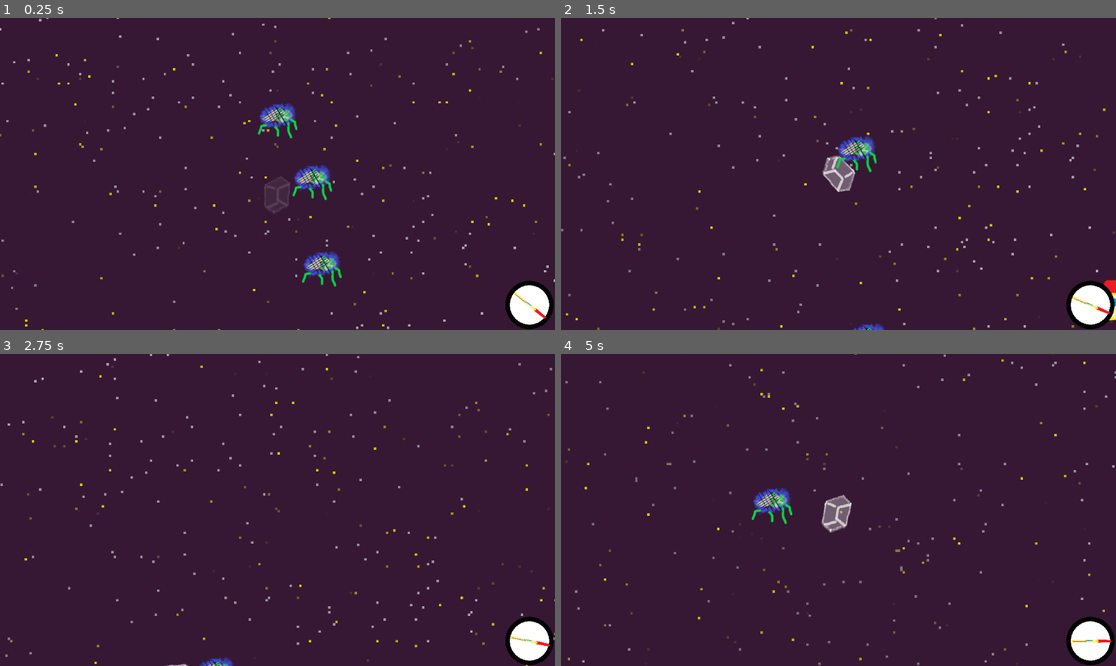
Above: before the commit, frames 1-4 (two rows, left to right).
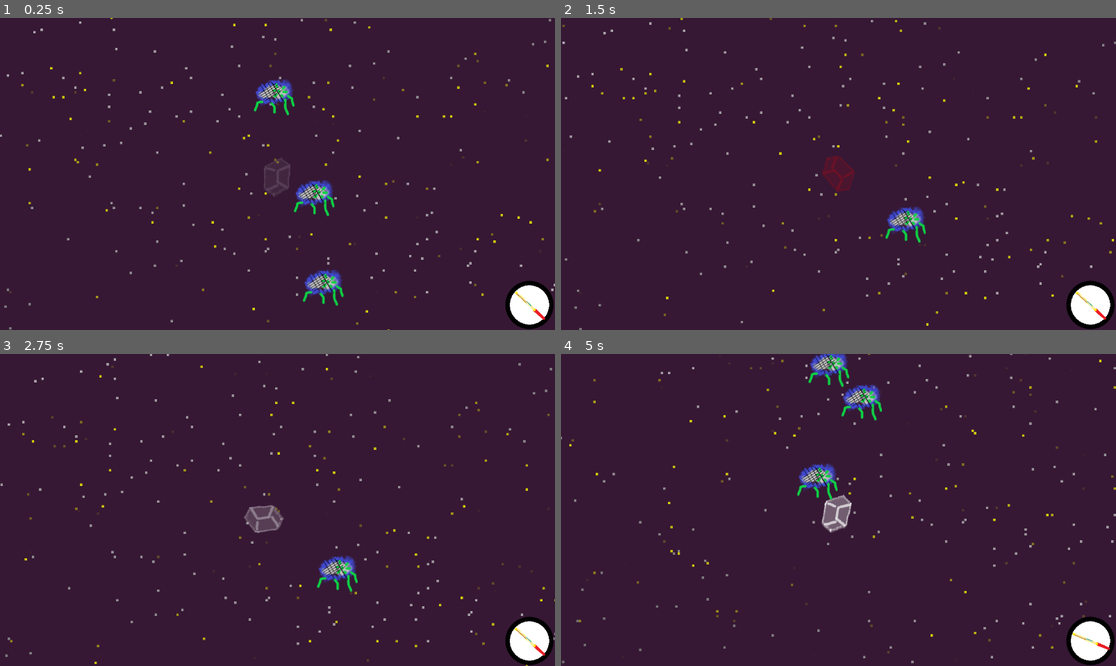
Above: after the commit, the same moments.

Repository: minicago/shika
Game: Godot game, scene res://tscns/game.tscn
Same seed, same stepped clock (60 frames per second), same inputs: the game is played once before the commit and once after it.
Inputs (mouse positions are in pixels of both pictures, inside the frame that each line leads up to):
- Up to frame 1 (0.25 s): no input
- Up to frame 2 (1.5 s): move the mouse to (960, 158) at 0.52 s; press the mouse at (960, 158) at 0.53 s; hold Right (right) 0.53-1.28 s; move the mouse to (727, 189) at 1.27 s; release the mouse at (727, 189) at 1.28 s; hold Down (down) from 1.28 s (still down); click (727, 189) at 1.35 s
- Up to frame 3 (2.75 s): move the mouse to (333, 441) at 2.02 s; release Down (down) at 2.03 s; press the mouse at (333, 441) at 2.03 s; hold Right (right) from 2.03 s (still down)
- Up to frame 4 (5 s): move the mouse to (810, 572) at 2.77 s; release Right (right) at 2.78 s; release the mouse at (810, 572) at 2.78 s; hold Up (up) 2.78-3.53 s; click (810, 572) at 2.85 s; move the mouse to (1005, 556) at 3.52 s; press the mouse at (1005, 556) at 3.53 s; hold Left (left) from 3.53 s (still down); move the mouse to (672, 463) at 4.27 s; release the mouse at (672, 463) at 4.28 s; click (672, 463) at 4.35 s

The runs differ from the first frame. In frame 1, 4.5% of the frame differs, in the area x 0-100%, y 0-100%; in frame 2, 3.5%; in frame 3, 1.2%; in frame 4, 3.5%.

Commit message:
add modulate and kill

Diff:
--- a/scripts/UI/obj.gd
+++ b/scripts/UI/obj.gd
@@ -19,6 +19,9 @@
 func get_polygon() -> PackedVector2Array :
 	return Transform2D(0.0,scale * polygon.scale,0.0,Vector2.ZERO) * polygon.polygon
 
+func get_func_modulate():
+	return lowlevel.get_func_modulate()
+
 func set_obj_position(pos : Vector2):
 	lowlevel.set_obj_position(pos)
 
@@ -29,13 +32,8 @@
 	if lowlevel != null :
 		function_process(delta)
 		rotation = get_toward().angle() + PI / 2
-		position = get_obj_position()
-		if lowlevel.function.timer_get("hurt") > 0 :
-			modulate.s = 100.0
-		else : modulate.s = 0.0
-		if lowlevel.function.timer_get("invincible") > 0:
-			modulate.a = cos(lowlevel.function.timer_get("invincible") * PI * 4) * 0.4 + 0.6
-		else : modulate.a = 1.0
+		set_position(get_obj_position())
+		set_modulate(get_func_modulate())
 
 func free():
 	get_parent().remove_child(self)
--- a/scripts/UI/world.gd
+++ b/scripts/UI/world.gd
@@ -57,7 +57,13 @@
 	for child:Obj_UI in find_children("*","Obj_UI",false,false) :
 
 		if child.lowlevel!=null :
-			ret.append(child.lowlevel)
+			if child.lowlevel.alive : ret.append(child.lowlevel)
+			else :
+				remove_child(child)
+				child.lowlevel.queue_free()
+				child.queue_free()
+
+
 	return ret
 
 func _process(delta):
--- a/scripts/function/objs/obj.gd
+++ b/scripts/function/objs/obj.gd
@@ -16,6 +16,13 @@
 var AI_dic : Dictionary = {}
 #var life_time : float = 0.0
 var timers : Dictionary = {}
+var modulate : Color = Color(1.0,1.0,1.0)
+
+func kill():
+	lowlevel.kill()
+
+func get_func_modulate():
+	return modulate
 
 func get_father():
 	return lowlevel.get_father()
@@ -137,9 +144,21 @@
 		collidee.set_obj_position(collidee.get_obj_position() + dist.normalized() * info.get("box", 0.0))
 		info.get("collider").set_obj_position(info.get("collider").get_obj_position() - dist.normalized() * info.get("box", 0.0))
 
+static func modulate_hurt_AI(_self : Obj_function, delta):
+	if _self.timer_get("hurt") > 0 :
+			_self.modulate.s = 100.0
+	else : _self.modulate.s = 0.0
+
+static func modulate_invincible_AI(_self : Obj_function, delta):
+	if _self.timer_get("invincible") > 0:
+		_self.modulate.a = cos(_self.timer_get("invincible") * PI * 4) * 0.4 + 0.6
+	else : _self.modulate.a = 1.0
+
 static func _static_init():
 	Register_table.handlers["once"] = Callable(Obj_function, "bump_handler_once")
 	Register_table.handlers["box"] = Callable(Obj_function, "bump_handler_box")
+	Register_table.AI["modulate_invincible"] = Callable(Obj_function, "modulate_invincible_AI")
+	Register_table.AI["modulate_hurt"] = Callable(Obj_function, "modulate_hurt_AI")
 	Register_table.obj_type["obj"] = Obj_function
 	print("obj function static init done")
 
--- a/scripts/function/objs/rider.gd
+++ b/scripts/function/objs/rider.gd
@@ -54,7 +54,7 @@
 
 func bump_info_init():
 	addon_info_append("box", 10.0)
-	addon_info_append("mass", 10.0)
+	addon_info_append("mass", 100.0)
 	addon_info_append("collider", lowlevel)
 	addon_info_append("type","rider")
 
@@ -73,6 +73,8 @@
 func AI_init():
 	AI_data_init()
 	AI_append("rider")
+	AI_append("modulate_invincible")
+	AI_append("modulate_hurt")
 
 static func bump_handler_home(collidee :Obj_function, info : Dictionary):
 	if info.get("type", "") == "home":
@@ -80,6 +82,7 @@
 
 static func bump_handler_monster(collidee :Obj_function, info : Dictionary):
 	if info.get("type", "") == "monster":
+		#info.get("collider",null).kill()
 		if collidee.timer_get("invincible") == 0.0:
 			print("hurt")
 			collidee.timer_set("hurt", 0.20)
--- a/scripts/lowlevel/bump_manager.gd
+++ b/scripts/lowlevel/bump_manager.gd
@@ -8,8 +8,8 @@
 	for collidee in handle_list:
 		#print(collidee)
 		for collider in handle_list:
+
 			if collider != collidee :
-
 				if collidee.allow_bump(collider):
 					if not Geometry2D.intersect_polygons( collider.get_polygon_in_world(), collidee.get_polygon_in_world()).is_empty() :
 						collidee.bump_handler(collider.get_addon_info())
--- a/scripts/lowlevel/obj.gd
+++ b/scripts/lowlevel/obj.gd
@@ -4,6 +4,10 @@
 var father
 var function : Obj_function
 var UI : Obj_UI
+var alive = true
+
+func kill():
+	alive = false
 
 func get_father():
 	return father
@@ -19,6 +23,9 @@
 
 func set_real_speed(_speed):
 	function.set_real_speed(_speed)
+
+func get_func_modulate():
+	return function.get_func_modulate()
 
 func get_toward() -> Vector2:
 	return function.get_toward()
@@ -62,7 +69,6 @@
 func allow_bump(collider : Obj):
 	return function.allow_bump(collider)
 
-
 func free():
 	UI.free()
 	function.free()
